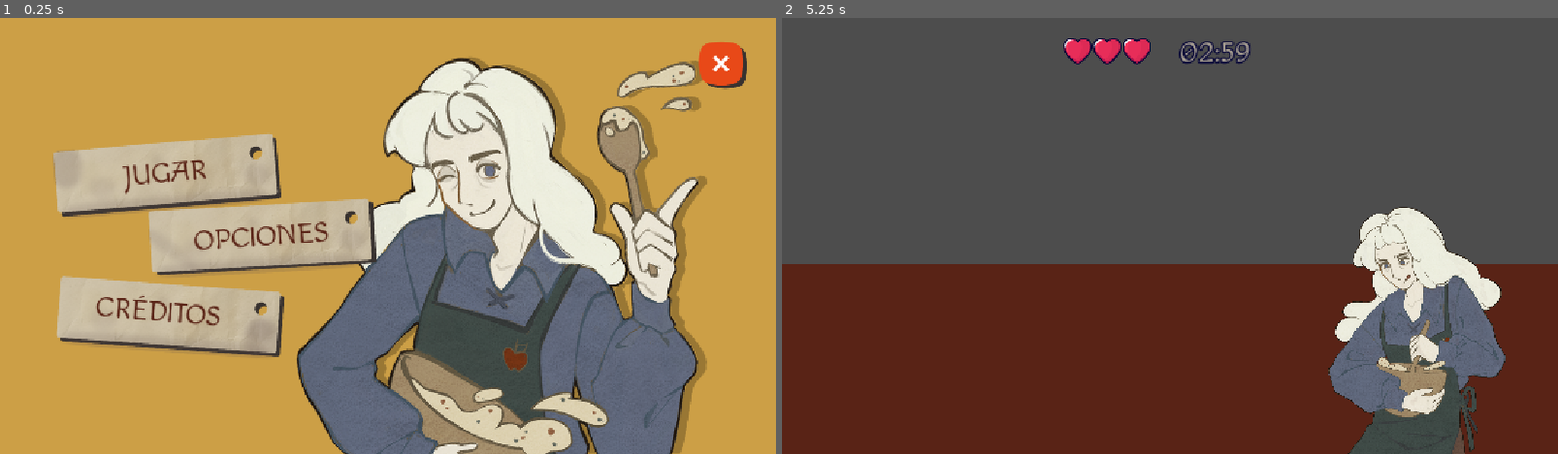
Above: before the commit, frames 1-2 (left to right).
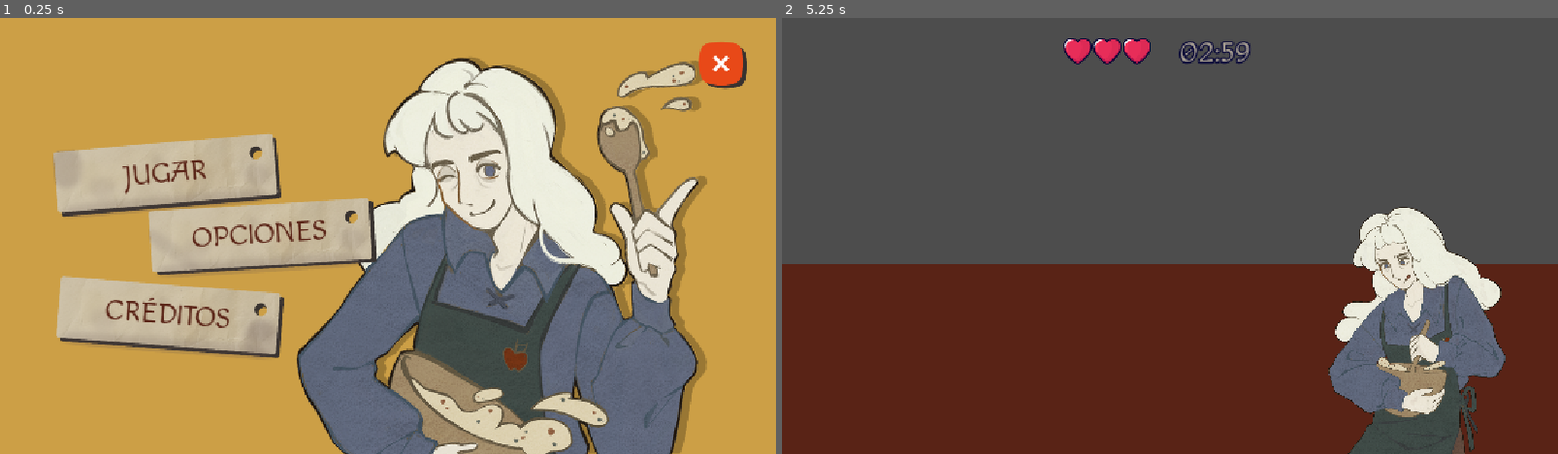
Above: after the commit, the same moments.

Repository: shiara0312/SandaGameJam2025
Game: Godot game, scene res://MainScene.tscn
The game is run twice, just before and just after one commit, with the same random seed, the same clock (stepped at 60 frames per second) and the same inputs.
Inputs (mouse positions are in pixels of both pictures, inside the frame that each line leads up to):
- Up to frame 1 (0.25 s): no input
- Up to frame 2 (5.25 s): click (1045, 236) at 0.5 s, where only the run before the commit has a clickable "OPCIONES"; move the mouse to (836, 100) at 1.27 s; click (836, 100) at 1.42 s; move the mouse to (1014, 257) at 2.02 s; click (1014, 257) at 2.17 s; move the mouse to (1247, 140) at 2.77 s; click (1247, 140) at 2.92 s; move the mouse to (1131, 323) at 3.52 s; click (1131, 323) at 3.67 s; move the mouse to (1402, 301) at 4.27 s; click (1402, 301) at 4.42 s; move the mouse to (937, 170) at 5.02 s; click (937, 170) at 5.17 s

The runs differ from the first frame. In frame 1, 1.4% of the frame differs, in the area x 7-49%, y 41-78%; in frame 2, nothing differs.

Commit message:
feat: botones reemplazados por area2d

Diff:
--- a/sandagamejam/MainScene.tscn
+++ b/sandagamejam/MainScene.tscn
@@ -64,86 +64,59 @@
 horizontal_alignment = 1
 vertical_alignment = 1
 
-[node name="Jugarold" type="TextureButton" parent="."]
-visible = false
-layout_mode = 0
-offset_left = 86.0
-offset_top = 122.0
-offset_right = 440.0
-offset_bottom = 298.0
-rotation = 0.13439
-mouse_filter = 2
-texture_normal = ExtResource("2_uxrcv")
+[node name="Opciones" type="Area2D" parent="."]
+position = Vector2(210, 286)
 
-[node name="Label" type="Label" parent="Jugarold"]
-layout_mode = 1
-anchors_preset = 8
-anchor_left = 0.5
-anchor_top = 0.5
-anchor_right = 0.5
-anchor_bottom = 0.5
-offset_left = -68.0
-offset_top = -15.5
-offset_right = 26.0
-offset_bottom = 35.5
+[node name="CollisionPolygon2D" type="CollisionPolygon2D" parent="Opciones"]
+polygon = PackedVector2Array(12, 2, 17, 89, 341, 71, 335, -17)
+
+[node name="TextureRect" type="TextureRect" parent="Opciones/CollisionPolygon2D"]
+offset_right = 40.0
+offset_bottom = 40.0
+rotation = -0.139626
+texture = ExtResource("3_rf2cd")
+
+[node name="Label" type="Label" parent="Opciones/CollisionPolygon2D"]
+anchors_preset = 15
+anchor_right = 1.0
+anchor_bottom = 1.0
+offset_left = 12.0
+offset_top = 5.0
+offset_right = 334.0
+offset_bottom = 88.0
 grow_horizontal = 2
 grow_vertical = 2
-rotation = -0.221657
-text = "Jugar"
+rotation = -0.0645772
+size_flags_horizontal = 4
+text = "OPCIONES"
 label_settings = ExtResource("5_rf2cd")
+horizontal_alignment = 1
+vertical_alignment = 1
 
-[node name="Creditos" type="TextureButton" parent="."]
-layout_mode = 0
-offset_left = 91.0
-offset_top = 360.0
-offset_right = 435.0
-offset_bottom = 485.0
-rotation = 0.13439
-mouse_filter = 2
-texture_normal = ExtResource("4_a814b")
+[node name="Creditos" type="Area2D" parent="."]
+position = Vector2(91, 360)
+rotation = 0.139626
+scale = Vector2(1, 1)
 
-[node name="Label" type="Label" parent="Creditos"]
-layout_mode = 1
-anchors_preset = 8
-anchor_left = 0.5
-anchor_top = 0.5
-anchor_right = 0.5
-anchor_bottom = 0.5
-offset_left = -93.0
-offset_top = -25.5
-offset_right = 51.0
-offset_bottom = 25.5
-grow_horizontal = 2
-grow_vertical = 2
-rotation = -0.0523599
-text = "Créditos"
+[node name="CollisionPolygon2D" type="CollisionPolygon2D" parent="Creditos"]
+polygon = PackedVector2Array(3.34016, 23.7664, 7.80443, 113.014, 333.538, 95.5099, 326.676, 3.57022, 6.1718, 22.3586)
+
+[node name="TextureRect" type="TextureRect" parent="Creditos/CollisionPolygon2D"]
+offset_right = 40.0
+offset_bottom = 40.0
+texture = ExtResource("4_a814b")
+
+[node name="Label" type="Label" parent="Creditos/CollisionPolygon2D"]
+offset_left = 5.73821
+offset_top = 26.4589
+offset_right = 324.738
+offset_bottom = 112.459
+rotation = -0.0645772
+size_flags_horizontal = 4
+text = "CREDITOS"
 label_settings = ExtResource("5_rf2cd")
-
-[node name="Opciones" type="TextureButton" parent="."]
-layout_mode = 0
-offset_left = 210.0
-offset_top = 286.0
-offset_right = 555.0
-offset_bottom = 416.0
-rotation = -0.136136
-texture_normal = ExtResource("3_rf2cd")
-
-[node name="Label" type="Label" parent="Opciones"]
-layout_mode = 1
-anchors_preset = 8
-anchor_left = 0.5
-anchor_top = 0.5
-anchor_right = 0.5
-anchor_bottom = 0.5
-offset_left = -78.5
-offset_top = -33.5
-offset_right = 78.5
-offset_bottom = 17.5
-grow_horizontal = 2
-grow_vertical = 2
-rotation = 0.0663225
-text = "Opciones"
-label_settings = ExtResource("5_rf2cd")
+horizontal_alignment = 1
+vertical_alignment = 1
 
 [node name="Newton" type="TextureRect" parent="."]
 visible = false
@@ -174,7 +147,6 @@
 label_settings = SubResource("LabelSettings_5crlr")
 
 [connection signal="input_event" from="Jugar" to="." method="_on_jugar_input_event"]
-[connection signal="pressed" from="Jugarold" to="." method="_on_jugar_pressed"]
-[connection signal="pressed" from="Creditos" to="." method="_on_creditos_pressed"]
-[connection signal="pressed" from="Opciones" to="." method="_on_opciones_pressed"]
+[connection signal="input_event" from="Opciones" to="." method="_on_opciones_input_event"]
+[connection signal="input_event" from="Creditos" to="." method="_on_creditos_input_event"]
 [connection signal="pressed" from="Salir" to="." method="_on_salir_pressed"]
--- a/sandagamejam/scripts/main_scene.gd
+++ b/sandagamejam/scripts/main_scene.gd
@@ -1,9 +1,8 @@
 extends Control
 
 @onready var btn_jugar : Area2D = $Jugar
-
-@onready var btn_opciones : TextureButton = $Opciones
-@onready var btn_creditos : TextureButton = $Creditos
+@onready var btn_creditos : Area2D = $Creditos
+@onready var btn_opciones : Area2D = $Opciones
 @onready var btn_salir : TextureButton = $Salir
 
 func _ready():
@@ -32,25 +31,26 @@
 			var labels = data[lang]
 			# Asignar a los botones
 			btn_jugar.get_node("CollisionPolygon2D/Label").text = labels["jugar"]
-			btn_opciones.get_node("Label").text = labels["opciones"]
-			btn_creditos.get_node("Label").text = labels["creditos"]
+			btn_opciones.get_node("CollisionPolygon2D/Label").text = labels["opciones"]
+			btn_creditos.get_node("CollisionPolygon2D/Label").text = labels["creditos"]
 			btn_salir.get_node("Label").text = labels["salir"]
 		else:
 			push_error("Idioma no encontrado en JSON: " + lang)
 	else:
 		push_error("No se pudo abrir el archivo JSON.")
 
-func _on_opciones_pressed() -> void:
-	print("OPCIONES fue presionado")
-
-func _on_creditos_pressed() -> void:
-	print("CREDITOS fue presionado")
-
-func _on_salir_pressed() -> void:
-	print("SALIR fue presionado")
-
-
 func _on_jugar_input_event(viewport: Node, event: InputEvent, shape_idx: int) -> void:
 	if event is InputEventMouseButton and event.pressed:
 		GlobalManager.start_game()
 		get_tree().change_scene_to_file("res://scenes/levels/PastryLevel1.tscn")
+
+func _on_creditos_input_event(viewport: Node, event: InputEvent, shape_idx: int) -> void:
+	if event is InputEventMouseButton and event.pressed:
+		print("CREDITOS fue presionado")
+
+func _on_opciones_input_event(viewport: Node, event: InputEvent, shape_idx: int) -> void:
+	if event is InputEventMouseButton and event.pressed:
+		print("OPCIONES fue presionado")
+
+func _on_salir_pressed() -> void:
+	print("SALIR fue presionado")
